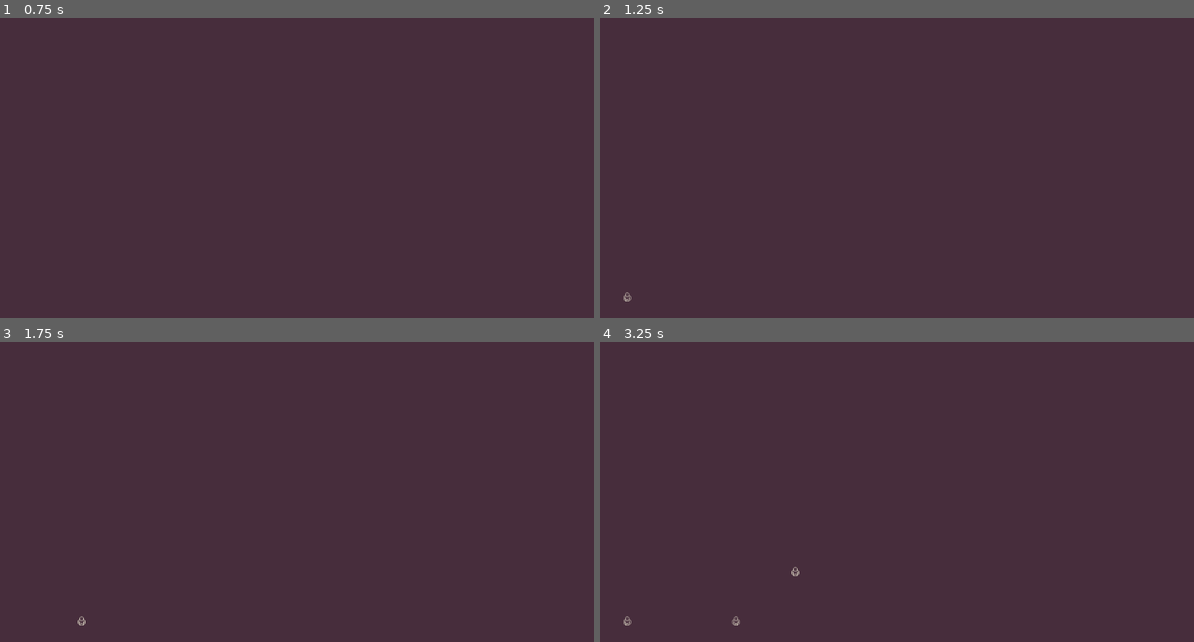
Above: before the commit, frames 1-4 (two rows, left to right).
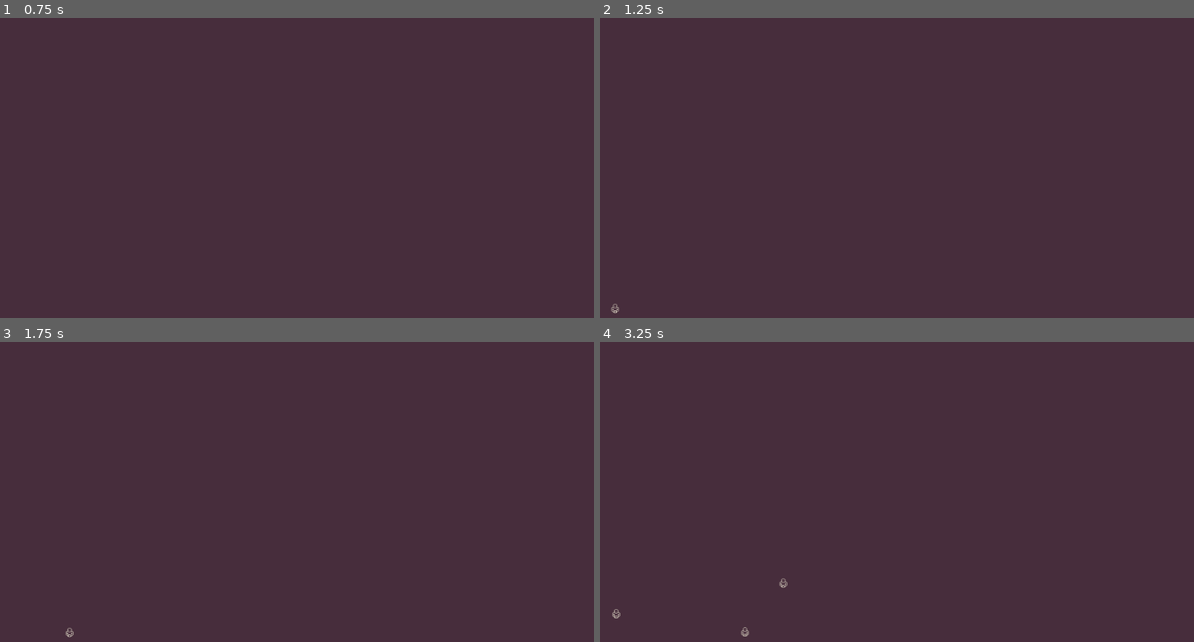
Above: after the commit, the same moments.

Repository: koniin/GodotTilemapNavigation
Game: Godot game, scene res://pathfollow.tscn
The game is run twice, just before and just after one commit, with the same random seed, the same clock (stepped at 60 frames per second) and the same inputs. This scene is started directly instead of the project's main scene.
Inputs (mouse positions are in pixels of both pictures, inside the frame that each line leads up to):
- Up to frame 1 (0.75 s): tap Enter at 0.5 s; move the mouse to (451, 150) at 0.52 s; click (451, 150) at 0.67 s
- Up to frame 2 (1.25 s): no input
- Up to frame 3 (1.75 s): tap Space at 1.25 s; move the mouse to (190, 507) at 1.27 s; click (190, 507) at 1.42 s
- Up to frame 4 (3.25 s): move the mouse to (974, 414) at 2.02 s; click (974, 414) at 2.17 s; move the mouse to (879, 561) at 2.77 s; click (879, 561) at 2.92 s

Frame 1 is identical in both runs. In frame 2, less than 0.1% of the frame differs, in the area x 1-6%, y 91-99%; in frame 3, less than 0.1%; in frame 4, 0.2%, in the area x 1-34%, y 74-99%.

Commit message:
more followage

Diff:
--- a/path_follower.tscn
+++ b/path_follower.tscn
@@ -5,6 +5,7 @@
 
 [node name="PathFollower" type="PathFollow2D"]
 position = Vector2(16, 120)
+rotates = false
 script = ExtResource("1_64r3n")
 
 [node name="Sprite2D" type="Sprite2D" parent="."]
--- a/pathfollow.gd
+++ b/pathfollow.gd
@@ -10,6 +10,9 @@
 
 		var p = load("res://path_follower.tscn")
 		var path_follower = p.instantiate()
+		var max_offset = 32.0
+		path_follower.v_offset = randf_range(-max_offset, max_offset)
+		path_follower.h_offset = randf_range(-max_offset, max_offset)
 		$Path2D.add_child(path_follower)
 		count += 1
 	)
Not shown, changed: README.md
